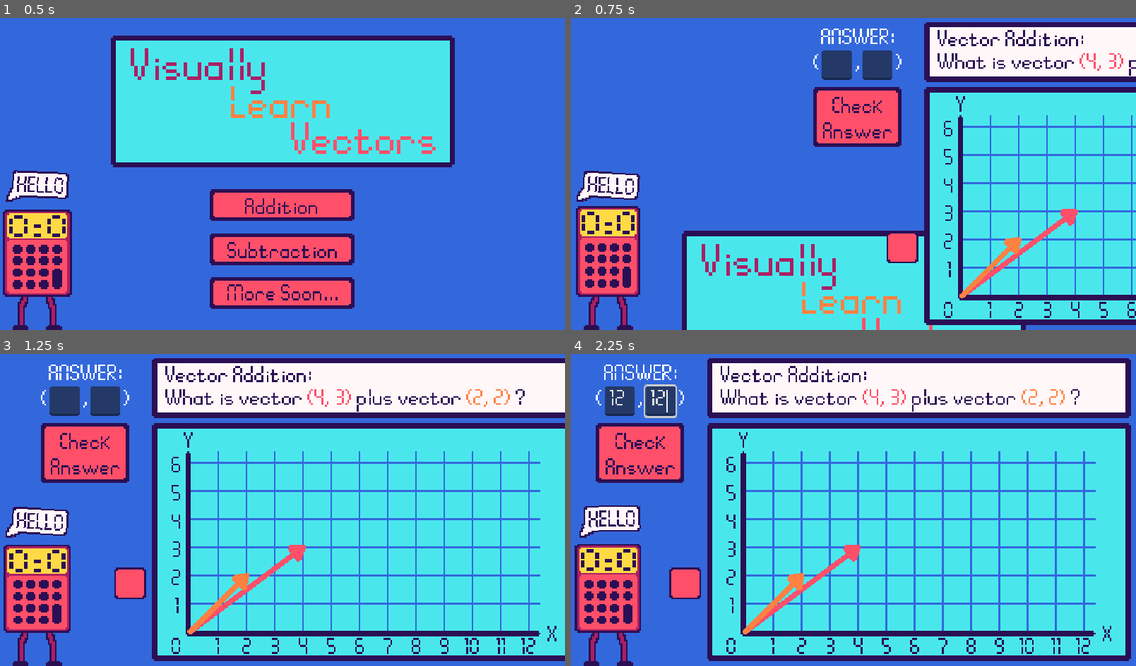
Above: before the commit, frames 1-4 (two rows, left to right).
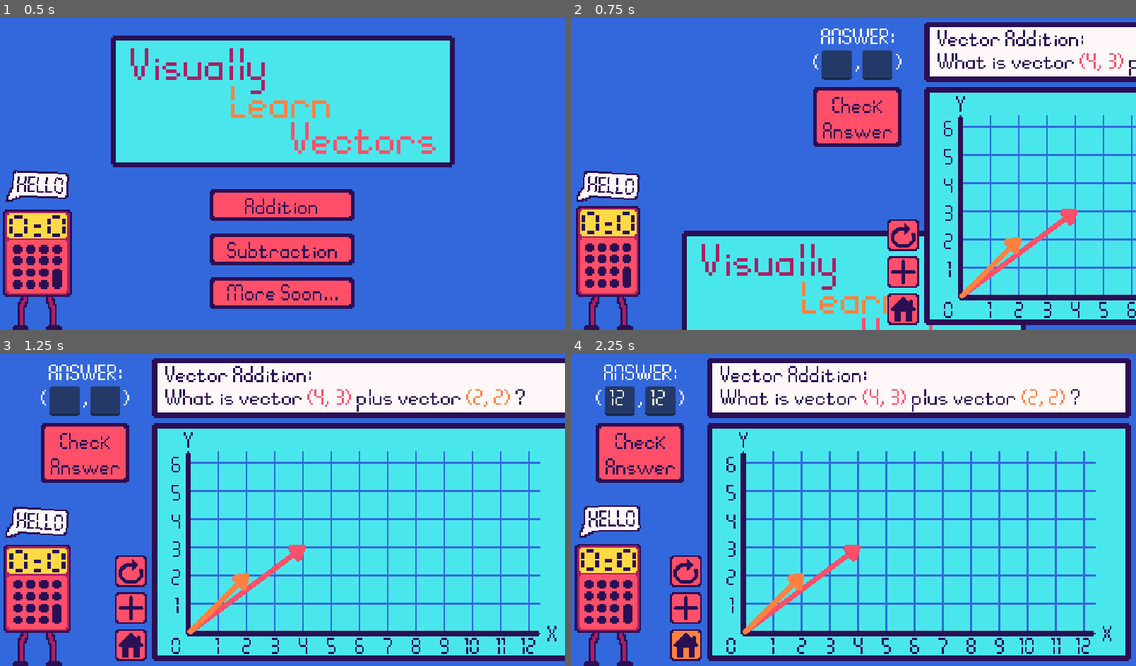
Above: after the commit, the same moments.

Repository: KyleTiley/VectorMathGame
Game: Godot game, scene res://Game/game.tscn
Two runs of this game, one before a commit and one after it. Both use one fixed random seed, a clock stepped at 60 frames per second and the inputs below.
Inputs (mouse positions are in pixels of both pictures, inside the frame that each line leads up to):
- Up to frame 1 (0.5 s): no input
- Up to frame 2 (0.75 s): click "Addition" at 0.5 s
- Up to frame 3 (1.25 s): no input
- Up to frame 4 (2.25 s): click (633, 400) at 1.27 s; type "12" at 1.35 s; click (672, 400) at 1.5 s; type "12" at 1.58 s; click (684, 644) at 2.02 s

Frame 1 is identical in both runs. In frame 2, 1.5% of the frame differs, in the area x 55-62%, y 64-99%; in frame 3, 1.5%; in frame 4, 1.7%, in the area x 12-24%, y 9-99%.

Commit message:
new buttons in

Diff:
--- a/Game/game.tscn
+++ b/Game/game.tscn
@@ -15,6 +15,9 @@
 [ext_resource type="Texture2D" uid="uid://pdxdgglm238a" path="res://Assets/bigbox2.png" id="11_dldfj"]
 [ext_resource type="Texture2D" uid="uid://djgh4d3x7hehs" path="res://Assets/smallbox3.png" id="12_05f65"]
 [ext_resource type="Texture2D" uid="uid://brcbvqmjrrr22" path="res://Assets/bigbox3.png" id="12_ig687"]
+[ext_resource type="Texture2D" uid="uid://b5yccwj6g6pte" path="res://Assets/icon1.png" id="13_e2c5g"]
+[ext_resource type="Texture2D" uid="uid://c2nce1ina4ldl" path="res://Assets/icon2.png" id="14_eyiil"]
+[ext_resource type="Texture2D" uid="uid://drsq78bv3ekh3" path="res://Assets/icon3.png" id="15_8r608"]
 
 [node name="Game" type="Node"]
 
@@ -181,14 +184,49 @@
 What is vector (0, 00) minus vector (0, 00) ?"
 
 [node name="ButtonReset" type="TextureButton" parent="VectorAddition"]
-offset_left = 111.0
-offset_top = 248.0
-offset_right = 129.0
-offset_bottom = 266.0
+offset_left = 112.0
+offset_top = 234.0
+offset_right = 130.0
+offset_bottom = 252.0
 scale = Vector2(2, 2)
 texture_normal = ExtResource("10_fm04a")
 texture_pressed = ExtResource("11_amau6")
 texture_hover = ExtResource("12_05f65")
+
+[node name="Icon1" type="Sprite2D" parent="VectorAddition/ButtonReset"]
+position = Vector2(9, 9)
+scale = Vector2(0.5, 0.5)
+texture = ExtResource("13_e2c5g")
+
+[node name="ButtonNew" type="TextureButton" parent="VectorAddition"]
+offset_left = 112.0
+offset_top = 276.0
+offset_right = 130.0
+offset_bottom = 294.0
+scale = Vector2(2, 2)
+texture_normal = ExtResource("10_fm04a")
+texture_pressed = ExtResource("11_amau6")
+texture_hover = ExtResource("12_05f65")
+
+[node name="Icon2" type="Sprite2D" parent="VectorAddition/ButtonNew"]
+position = Vector2(9, 9)
+scale = Vector2(0.5, 0.5)
+texture = ExtResource("14_eyiil")
+
+[node name="ButtonHome" type="TextureButton" parent="VectorAddition"]
+offset_left = 112.0
+offset_top = 318.0
+offset_right = 130.0
+offset_bottom = 336.0
+scale = Vector2(2, 2)
+texture_normal = ExtResource("10_fm04a")
+texture_pressed = ExtResource("11_amau6")
+texture_hover = ExtResource("12_05f65")
+
+[node name="Icon3" type="Sprite2D" parent="VectorAddition/ButtonHome"]
+position = Vector2(9, 9)
+scale = Vector2(0.5, 0.5)
+texture = ExtResource("15_8r608")
 
 [node name="Answer" type="Control" parent="VectorAddition"]
 layout_mode = 3
Binary file added: Assets/icon1.png
Not shown, added: Assets/icon1.png.import
Binary file added: Assets/icon2.png
Not shown, added: Assets/icon2.png.import
Binary file added: Assets/icon3.png
Not shown, added: Assets/icon3.png.import
Not shown: 1 places in Game/game.tscn that only renumber resources
